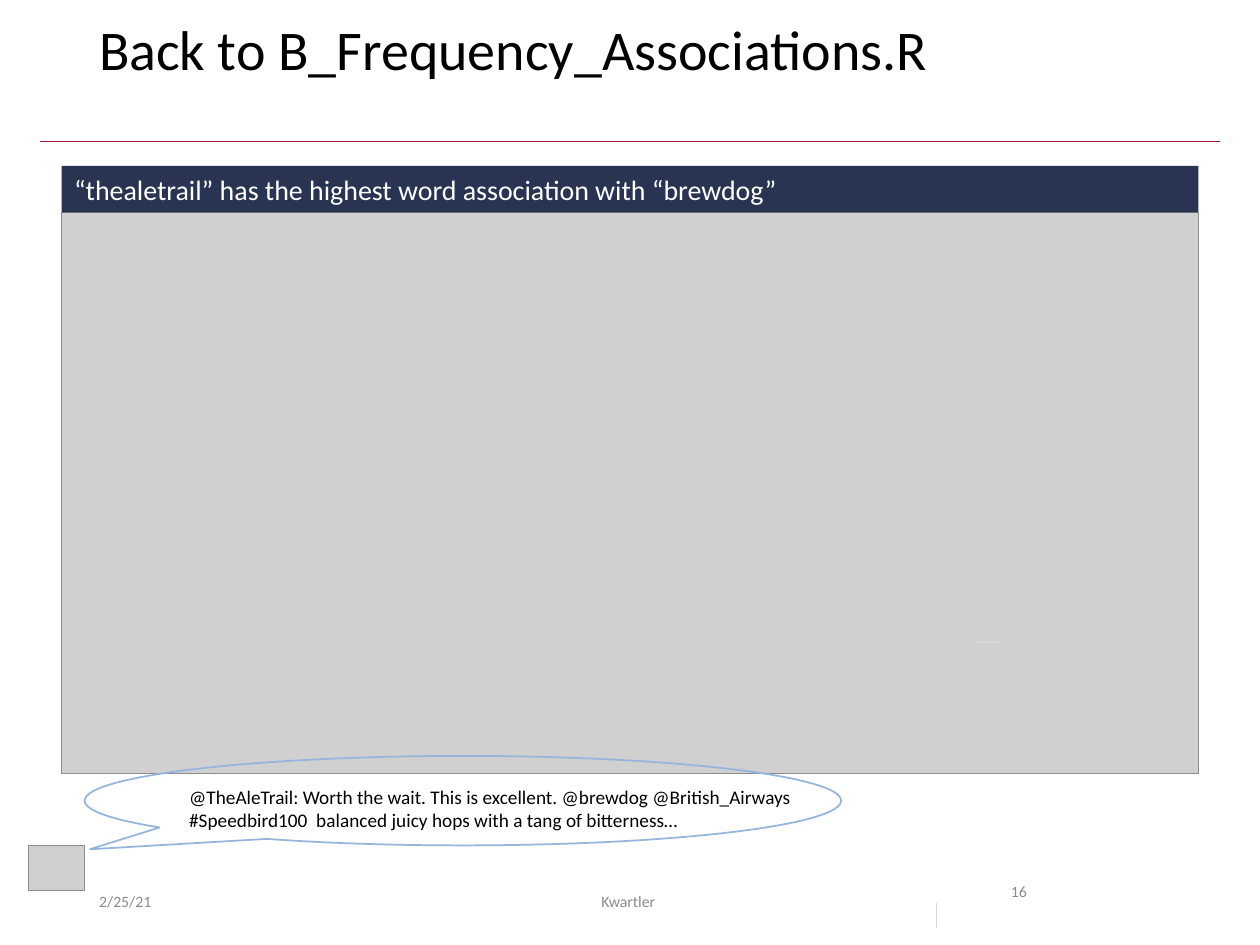
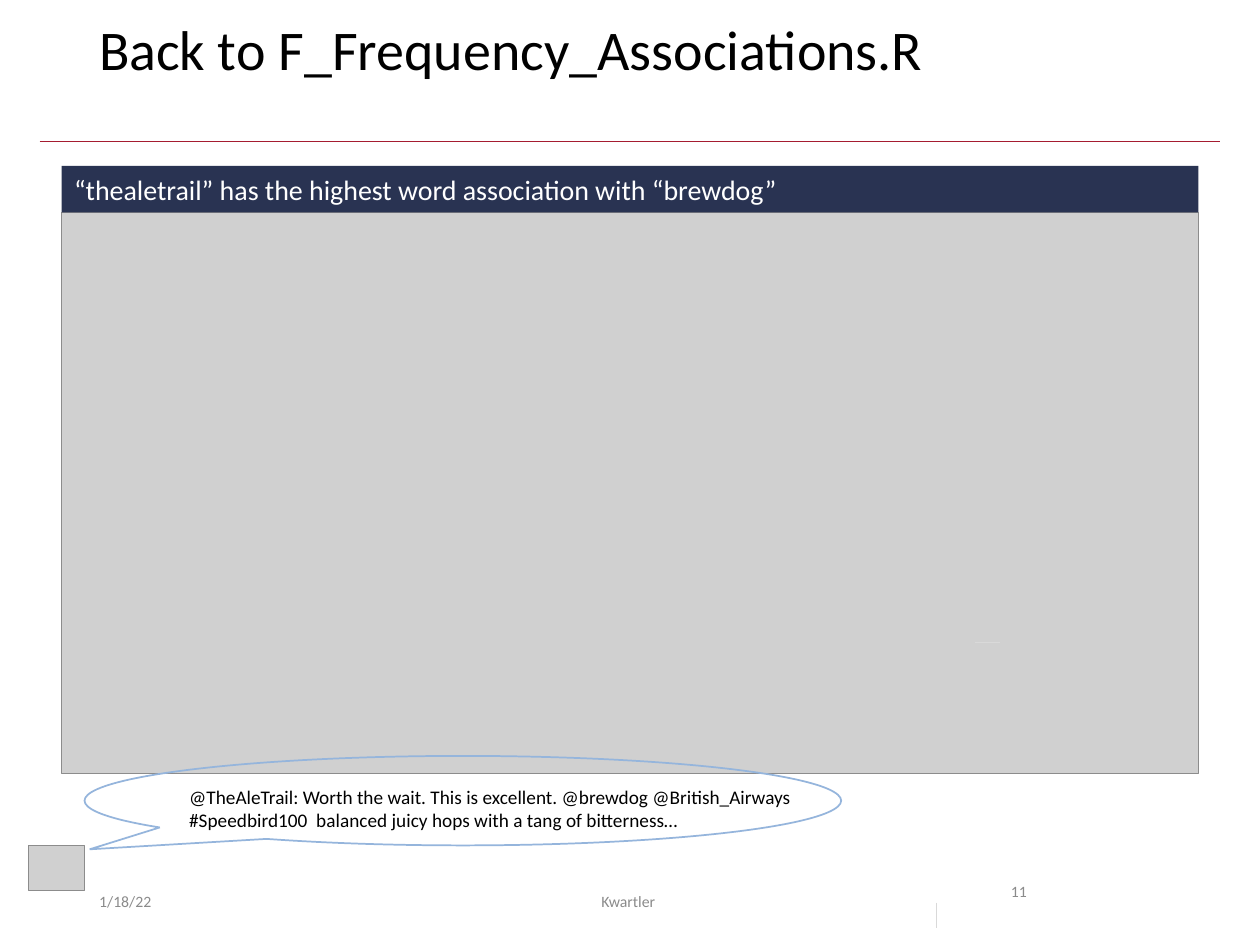
Before and after one commit to kwartler/Hult_NLP_student_intensive, a slide deck: slide 11 of lessons/class2/Class2C_Freq_Assocs.pptx (slide 16 before the commit). Drawn at 1260x945 pixels with LibreOffice and Linux fonts; fonts in the diff are those of the drawing; grey boxes stand for pictures. Boxes give left, top, right and bottom in pixels: in the first picture for what was removed or moved away, otherwise in the second. Text is boxed around its words. In the diff, an @@ line names an element or a change of style, - is before the commit and + after.

```diff
--- a/lessons/class2/Class2C_Freq_Assocs.pptx
+++ b/lessons/class2/Class2C_Freq_Assocs.pptx
@@ title at box(99, 31, 922, 79): text changed @@
-Back to B_Frequency_Associations.R
+Back to F_Frequency_Associations.R
@@ text at box(99, 896, 151, 908): text changed @@
-2/25/21
+1/18/22
@@ page number at box(1011, 887, 1027, 897): text changed @@
-16
+11
```
Also in this commit, not shown: 11 other slides changed, 5 slides removed, 6 other files.
